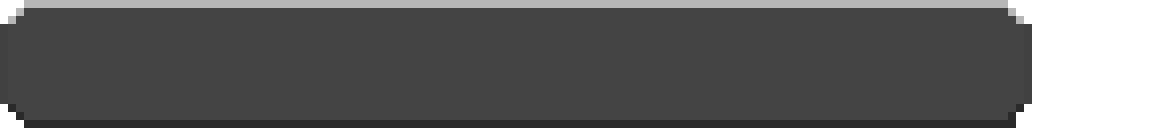
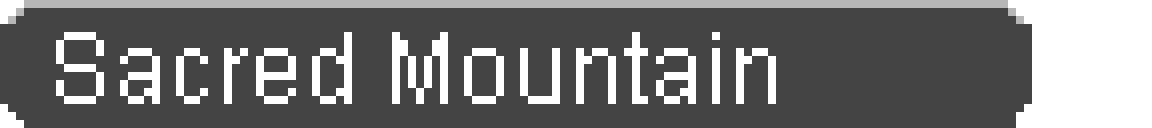
Comparing the layer stacks of the two 1152 × 128 images. Changes:
added layer "Sacred Mountain" above "BG" over [56, 32, 776, 104]
renamed "pmmlock20.png" to "BG", painted on it over [0, 24, 1032, 128]
renamed "Pasted Layer" to "JP", showed it, painted on it over [80, 32, 560, 104]
